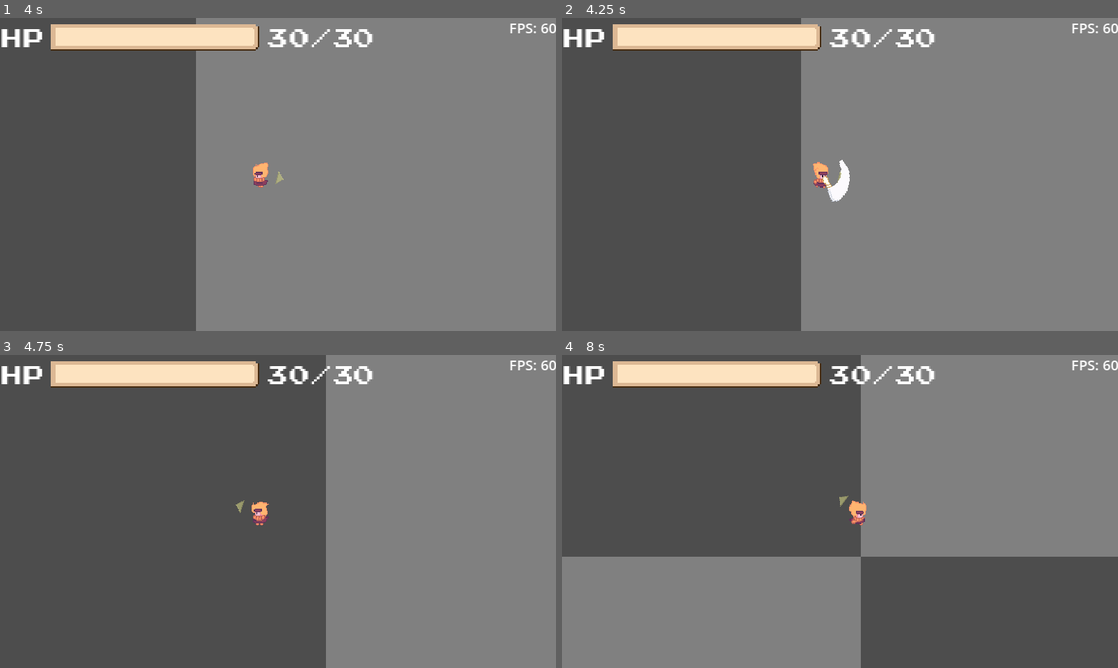
Above: before the commit, frames 1-4 (two rows, left to right).
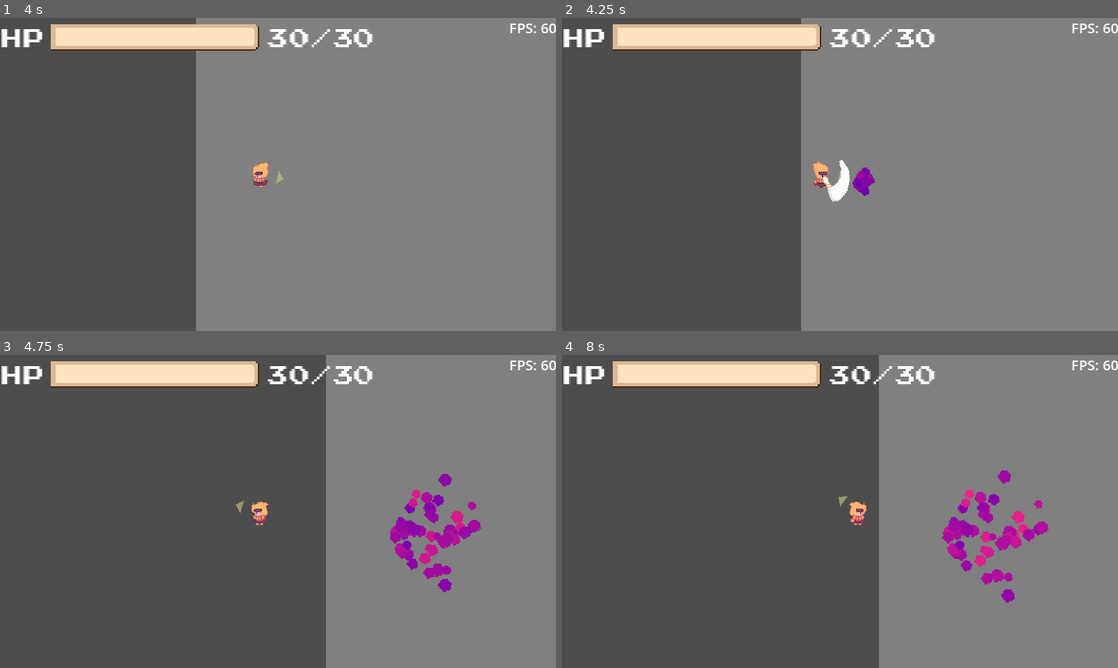
Above: after the commit, the same moments.

Repository: 0megq/PirateJam14
Game: Godot game, scene res://tests/testing_scene.tscn
Two runs of this game, one before a commit and one after it. Both use one fixed random seed, a clock stepped at 60 frames per second and the inputs below. The engine's default icon, where the game draws it, is replaced by a stand-in: a white triangle on a blue panel in a dark square.
Inputs (mouse positions are in pixels of both pictures, inside the frame that each line leads up to):
- Up to frame 1 (4 s): tap Enter (ui_accept) at 0.5, 0.77, 1.52, 3.02, 3.77 s; move the mouse to (400, 158) at 0.52 s; press the mouse at (400, 158) at 0.53 s; hold D (right) 0.53-1.28 s; move the mouse to (166, 190) at 1.27 s; release the mouse at (166, 190) at 1.28 s; hold S (down) 1.28-2.03 s; click (166, 190) at 1.35 s; move the mouse to (333, 105) at 2.02 s; press the mouse at (333, 105) at 2.03 s; hold D (right) 2.03-2.78 s; move the mouse to (250, 237) at 2.77 s; release the mouse at (250, 237) at 2.78 s; hold W (up) 2.78-3.53 s; click (250, 237) at 2.85 s; move the mouse to (444, 221) at 3.52 s; press the mouse at (444, 221) at 3.53 s; hold A (left) from 3.53 s (still down)
- Up to frame 2 (4.25 s): keep holding A (left); tap R (reload) at 4.15 s
- Up to frame 3 (4.75 s): keep holding A (left); move the mouse to (111, 464) at 4.27 s; release the mouse at (111, 464) at 4.28 s; click (111, 464) at 4.35 s; tap Enter (ui_accept) at 4.52 s
- Up to frame 4 (8 s): tap Escape (pause, bound only after the commit) at 4.9 s; release A (left) at 5 s; click (840, 495) at 5 s, where only the run after the commit has a clickable "resume"; click (840, 520) at 5.75 s, where only the run after the commit has a clickable "options"; move the mouse to (867, 511) at 6.52 s; press the mouse at (867, 511) at 6.53 s; hold S (down) 6.53-7.28 s; move the mouse to (756, 433) at 7.27 s; release the mouse at (756, 433) at 7.28 s; hold D (right) from 7.28 s (still down); click (756, 433) at 7.35 s; tap Enter (ui_accept) at 7.52 s

Frame 1 is identical in both runs. In frame 2, 0.2% of the frame differs, in the area x 52-57%, y 47-57%; in frame 3, 1.8%; in frame 4, 38%, in the area x 0-100%, y 0-100%.

Commit message:
basic pause menu
basic pause menu with no working buttons

Still needs controller support

Diff:
--- a/project/project.godot
+++ b/project/project.godot
@@ -31,6 +31,12 @@
 
 [input]
 
+ui_cancel={
+"deadzone": 0.5,
+"events": [Object(InputEventKey,"resource_local_to_scene":false,"resource_name":"","device":0,"window_id":0,"alt_pressed":false,"shift_pressed":false,"ctrl_pressed":false,"meta_pressed":false,"pressed":false,"keycode":4194305,"physical_keycode":0,"key_label":0,"unicode":0,"echo":false,"script":null)
+, Object(InputEventJoypadButton,"resource_local_to_scene":false,"resource_name":"","device":-1,"button_index":1,"pressure":0.0,"pressed":true,"script":null)
+]
+}
 up={
 "deadzone": 0.5,
 "events": [Object(InputEventKey,"resource_local_to_scene":false,"resource_name":"","device":-1,"window_id":0,"alt_pressed":false,"shift_pressed":false,"ctrl_pressed":false,"meta_pressed":false,"pressed":false,"keycode":0,"physical_keycode":87,"key_label":0,"unicode":119,"echo":false,"script":null)
@@ -98,6 +104,12 @@
 "events": [Object(InputEventJoypadMotion,"resource_local_to_scene":false,"resource_name":"","device":-1,"axis":2,"axis_value":1.0,"script":null)
 ]
 }
+pause={
+"deadzone": 0.5,
+"events": [Object(InputEventKey,"resource_local_to_scene":false,"resource_name":"","device":-1,"window_id":0,"alt_pressed":false,"shift_pressed":false,"ctrl_pressed":false,"meta_pressed":false,"pressed":false,"keycode":0,"physical_keycode":4194305,"key_label":0,"unicode":0,"echo":false,"script":null)
+, Object(InputEventJoypadButton,"resource_local_to_scene":false,"resource_name":"","device":-1,"button_index":6,"pressure":0.0,"pressed":true,"script":null)
+]
+}
 
 [layer_names]
 
--- /dev/null
+++ b/project/scenes/pause_menu.gd
@@ -0,0 +1,6 @@
+extends Popup
+
+
+func _input(event: InputEvent) -> void:
+	if event.is_action_pressed("pause"):
+		hide()
--- /dev/null
+++ b/project/scenes/pause_menu.tscn
@@ -0,0 +1,50 @@
+[gd_scene load_steps=4 format=3 uid="uid://bsamh5jjjcrqu"]
+
+[ext_resource type="FontFile" uid="uid://cy2mr8pwdog77" path="res://assets/fonts/Beanstalk.ttf" id="1_jhko7"]
+[ext_resource type="FontFile" uid="uid://bjtxep2m1e6vr" path="res://assets/fonts/CelticTime.ttf" id="2_677lm"]
+
+[sub_resource type="GDScript" id="GDScript_clcoa"]
+
+[node name="Pause Menu" type="PopupPanel"]
+process_mode = 2
+transparent_bg = true
+title = "Pause"
+initial_position = 2
+size = Vector2i(104, 101)
+visible = true
+always_on_top = true
+transparent = true
+script = SubResource("GDScript_clcoa")
+
+[node name="VBoxContainer" type="VBoxContainer" parent="."]
+offset_left = 4.0
+offset_top = 4.0
+offset_right = 100.0
+offset_bottom = 97.0
+
+[node name="Label" type="Label" parent="VBoxContainer"]
+layout_mode = 2
+theme_override_fonts/font = ExtResource("1_jhko7")
+theme_override_font_sizes/font_size = 16
+text = "Paused"
+horizontal_alignment = 1
+
+[node name="Button" type="Button" parent="VBoxContainer"]
+texture_filter = 2
+layout_mode = 2
+theme_override_fonts/font = ExtResource("2_677lm")
+theme_override_font_sizes/font_size = 16
+text = "resume"
+
+[node name="Button2" type="Button" parent="VBoxContainer"]
+layout_mode = 2
+theme_override_fonts/font = ExtResource("2_677lm")
+text = "options"
+
+[node name="Button3" type="Button" parent="VBoxContainer"]
+layout_mode = 2
+theme_override_fonts/font = ExtResource("2_677lm")
+text = "quit"
+
+[connection signal="about_to_popup" from="." to="." method="_on_about_to_popup"]
+[connection signal="popup_hide" from="." to="." method="_on_popup_hide"]
--- a/project/scenes/player.tscn
+++ b/project/scenes/player.tscn
@@ -324,50 +324,6 @@
 "transitions": PackedFloat32Array(1, 1, 1, 1, 1, 1, 1, 1),
 "update": 1,
 "values": [88, 89, 90, 91, 92, 93, 94, 95]
-}
-
-[sub_resource type="Animation" id="Animation_nfjny"]
-resource_name = "Attack"
-length = 0.2
-tracks/0/type = "value"
-tracks/0/imported = false
-tracks/0/enabled = true
-tracks/0/path = NodePath("AttackHitbox/SwordSprite:frame")
-tracks/0/interp = 1
-tracks/0/loop_wrap = true
-tracks/0/keys = {
-"times": PackedFloat32Array(0, 0.1, 0.2),
-"transitions": PackedFloat32Array(1, 1, 1),
-"update": 1,
-"values": [1, 2, 4]
-}
-tracks/1/type = "value"
-tracks/1/imported = false
-tracks/1/enabled = true
-tracks/1/path = NodePath("AttackHitbox/CollisionPolygon2D:polygon")
-tracks/1/interp = 1
-tracks/1/loop_wrap = true
-tracks/1/keys = {
-"times": PackedFloat32Array(0, 0.1, 0.2),
-"transitions": PackedFloat32Array(1, 1, 1),
-"update": 1,
-"values": [PackedVector2Array(16, -21, 32, -26, 43, -8, 44, 19, 30, 45, 5, 26), PackedVector2Array(17, -11, 27, -14, 36, -2, 41, 16, 28, 41, 6, 28), PackedVector2Array(12, 8, 18, 13, 24, 26, 21, 37, 11, 41, 0, 22)]
-}
-
-[sub_resource type="Animation" id="Animation_gewd3"]
-resource_name = "jelly_attack"
-length = 0.2
-tracks/0/type = "value"
-tracks/0/imported = false
-tracks/0/enabled = true
-tracks/0/path = NodePath("AttackHitbox/SwordSprite:frame")
-tracks/0/interp = 1
-tracks/0/loop_wrap = true
-tracks/0/keys = {
-"times": PackedFloat32Array(0, 0.1, 0.2),
-"transitions": PackedFloat32Array(1, 1, 1),
-"update": 1,
-"values": [6, 7, 9]
 }
 
 [sub_resource type="AnimationLibrary" id="AnimationLibrary_15xdh"]
--- /dev/null
+++ b/project/scripts/UI.gd
@@ -0,0 +1,19 @@
+extends CanvasLayer
+
+@onready var pause_menu: Node = $PauseMenu
+
+var is_paused: bool = false
+
+func _ready() -> void:
+	pause_menu.hide()
+
+func _input(event: InputEvent) -> void:
+	if event.is_action_pressed("pause"):
+		pause_menu.popup()
+
+
+func _on_pause_menu_about_to_popup() -> void:
+	get_tree().paused = true
+
+func _on_pause_menu_popup_hide() -> void:
+	get_tree().paused = false
--- a/project/scripts/player.gd
+++ b/project/scripts/player.gd
@@ -168,23 +168,23 @@
 
 
  #Fires jam
-#func fire() -> void:
-	## Setup jam
-	#var jam: CPUParticles2D = jam_projectile_scene.instantiate()
-		#
-	#jam.visible = true
-	#jam.global_position = global_position
-	#jam.emitting = true
-	#jam_container.add_child(jam)
-	#
-	## Jam rotation and offset
-	#var aim_dir = cursor.position
-		#
-	#jam.rotation = cursor.position.angle()
+func fire() -> void:
+	# Setup jam
+	var jam: CPUParticles2D = jam_projectile_scene.instantiate()
+
+	jam.visible = true
+	jam.position = cursor.global_position
+	jam.emitting = true
+	jam_container.add_child(jam)
+
+	# Jam rotation and offset
+	var aim_dir = cursor.position
+
+	jam.rotation = cursor.position.angle()
 	#jam.global_position += (aim_dir + velocity.normalized()) * fire_offset # Offset the jam by the aim direction and velocity
-	#
-	## Count particles
-	#particle_count += jam.amount
+
+	# Count particles
+	particle_count += jam.amount
 
 
 func take_damage(dmg: int) -> void:
@@ -208,3 +208,6 @@
 		joypad = true
 	elif(event is InputEventKey) or (event is InputEventMouseMotion):
 		joypad = false
+
+	if Input.is_action_just_pressed("reload"):
+		fire()
--- a/project/tests/testing_scene.tscn
+++ b/project/tests/testing_scene.tscn
@@ -1,12 +1,15 @@
-[gd_scene load_steps=15 format=3 uid="uid://byr4y4xd4m7t5"]
+[gd_scene load_steps=18 format=3 uid="uid://byr4y4xd4m7t5"]
 
 [ext_resource type="Shader" path="res://shaders/debug_background.gdshader" id="1_q3kdo"]
 [ext_resource type="PackedScene" uid="uid://csvup43edsyfq" path="res://scenes/player.tscn" id="2_egf0e"]
 [ext_resource type="Texture2D" uid="uid://dckked44u57u6" path="res://assets/jam/jam.png" id="3_aa74w"]
 [ext_resource type="Texture2D" uid="uid://bufrjklvnjm4j" path="res://assets/jam/jam_tileable.png" id="4_qm4y3"]
 [ext_resource type="PackedScene" uid="uid://b46yl3xaev06r" path="res://scenes/health_bar.tscn" id="5_a72j4"]
+[ext_resource type="Script" path="res://scripts/UI.gd" id="5_y53uw"]
 [ext_resource type="Script" path="res://scripts/fps_display.gd" id="6_r0tvr"]
 [ext_resource type="PackedScene" uid="uid://c8qav8rokomtn" path="res://scenes/enemy_outpost.tscn" id="7_xg3bh"]
+[ext_resource type="Script" path="res://scenes/pause_menu.gd" id="8_4bloi"]
+[ext_resource type="PackedScene" uid="uid://bsamh5jjjcrqu" path="res://scenes/pause_menu.tscn" id="8_to8r1"]
 
 [sub_resource type="ShaderMaterial" id="ShaderMaterial_a6a7o"]
 shader = ExtResource("1_q3kdo")
@@ -66,6 +69,7 @@
 source_geometry_group_name = &"navigation_polygon_source_group"
 
 [node name="TestingScene" type="Node2D"]
+process_mode = 1
 y_sort_enabled = true
 
 [node name="TextureRect" type="TextureRect" parent="."]
@@ -89,6 +93,8 @@
 texture = ExtResource("4_qm4y3")
 
 [node name="UI" type="CanvasLayer" parent="."]
+process_mode = 3
+script = ExtResource("5_y53uw")
 
 [node name="HealthBar" parent="UI" instance=ExtResource("5_a72j4")]
 offset_right = 211.0
@@ -103,6 +109,10 @@
 text = "FPS:"
 script = ExtResource("6_r0tvr")
 metadata/_edit_use_anchors_ = true
+
+[node name="PauseMenu" parent="UI" instance=ExtResource("8_to8r1")]
+handle_input_locally = false
+script = ExtResource("8_4bloi")
 
 [node name="Polygon2D" type="Polygon2D" parent="."]
 visible = false
@@ -127,3 +137,5 @@
 navigation_polygon = SubResource("NavigationPolygon_kel0q")
 
 [connection signal="health_changed" from="Player" to="UI/HealthBar" method="_on_player_health_changed"]
+[connection signal="about_to_popup" from="UI/PauseMenu" to="UI" method="_on_pause_menu_about_to_popup"]
+[connection signal="popup_hide" from="UI/PauseMenu" to="UI" method="_on_pause_menu_popup_hide"]
Binary file added: project/assets/fonts/AtariGames.ttf
Not shown, added: project/assets/fonts/AtariGames.ttf.import
Binary file added: project/assets/fonts/Awexbmp.ttf
Not shown, added: project/assets/fonts/Awexbmp.ttf.import
Binary file added: project/assets/fonts/BasicChineseLine.ttf
Not shown, added: project/assets/fonts/BasicChineseLine.ttf.import
Binary file added: project/assets/fonts/Beanstalk.ttf
Not shown, added: project/assets/fonts/Beanstalk.ttf.import
Binary file added: project/assets/fonts/Bitfantasy.ttf
Not shown, added: project/assets/fonts/Bitfantasy.ttf.import
Binary file added: project/assets/fonts/CelticTime.ttf
Not shown, added: project/assets/fonts/CelticTime.ttf.import
(and 30 more such lines)
